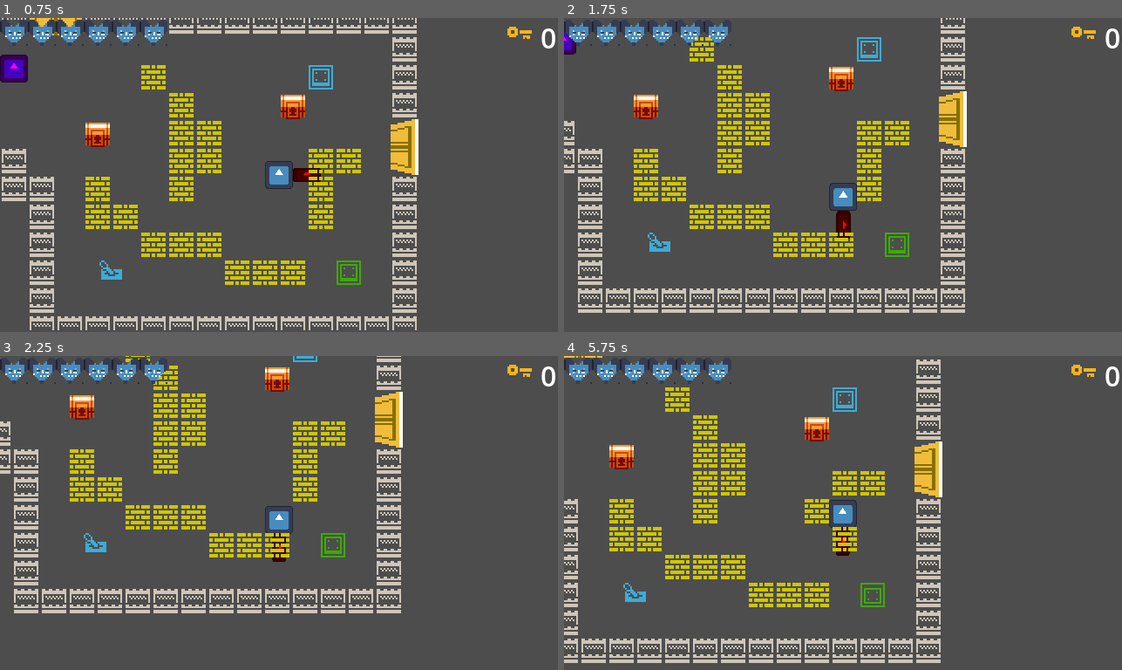
Above: before the commit, frames 1-4 (two rows, left to right).
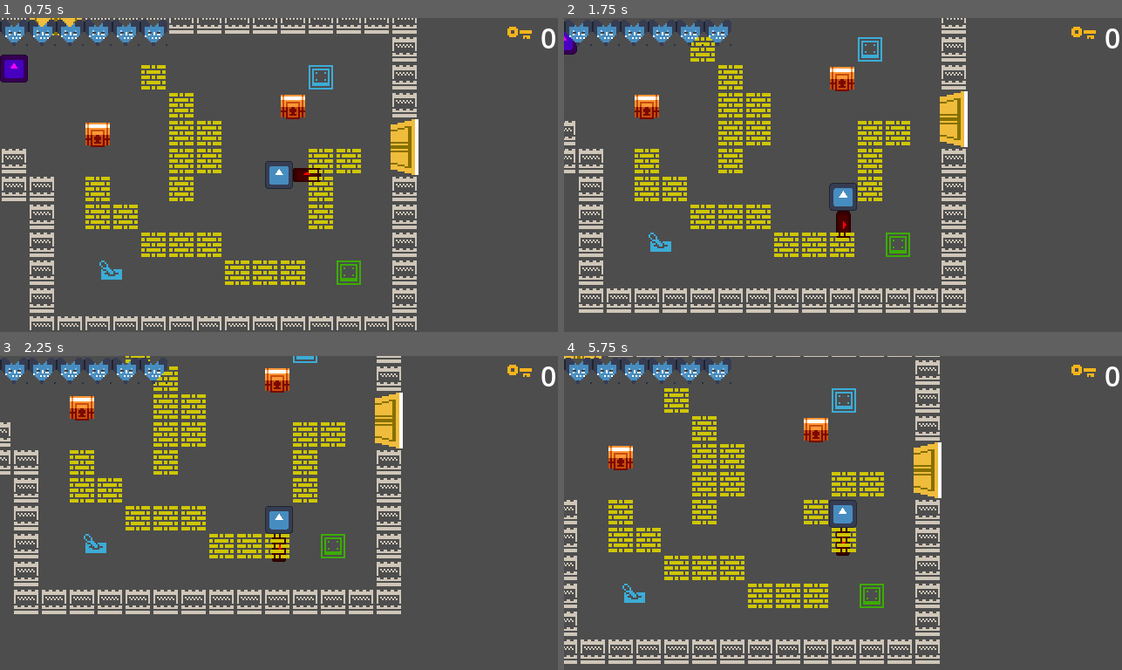
Above: after the commit, the same moments.

Repository: iliys/The-Offering-Godot-Wild-Jam-58-
Game: Godot game, scene res://map/map.tscn
Two runs of this game, one before a commit and one after it. Both use one fixed random seed, a clock stepped at 60 frames per second and the inputs below. The engine's default icon, where the game draws it, is replaced by a stand-in: a white triangle on a blue panel in a dark square.
Inputs:
- Up to frame 1 (0.75 s): tap Enter at 0.5 s; hold Right (right) from 0.53 s (still down); hold X (attack) from 0.53 s (still down)
- Up to frame 2 (1.75 s): release Right (right) at 1.28 s; release X (attack) at 1.28 s; hold Down (down) from 1.28 s (still down); tap Z (interact) at 1.35 s
- Up to frame 3 (2.25 s): release Down (down) at 2.03 s; hold Right (right) from 2.03 s (still down); hold X (attack) from 2.03 s (still down)
- Up to frame 4 (5.75 s): release Right (right) at 2.78 s; release X (attack) at 2.78 s; hold Up (up) 2.78-3.53 s; tap Z (interact) at 2.85, 4.35 s; hold X (attack) 3.53-4.28 s; hold Left (left) 3.53-5.03 s; hold Down (down) from 5.03 s (still down); hold X (attack) from 5.03 s (still down)

Frame 1 is identical in both runs. In frame 2, 3.2% of the frame differs, in the area x 0-73%, y 0-94%; in frame 3, 4.8%; in frame 4, 7.1%, in the area x 0-68%, y 0-99%.

Commit message:
Improved box movement

Diff:
--- a/actor/enemies/enemy.tscn
+++ b/actor/enemies/enemy.tscn
@@ -53,7 +53,9 @@
 avoidance_enabled = true
 radius = 6.0
 neighbor_distance = 128.0
-debug_path_custom_point_size = 2.0
+debug_enabled = true
+debug_use_custom = true
+debug_path_custom_point_size = 1.0
 
 [node name="WanderTimer" type="Timer" parent="." index="5"]
 wait_time = 10.0
--- a/map/box/box.gd
+++ b/map/box/box.gd
@@ -5,16 +5,23 @@
 @export var slide_duration := 0.5
 
 var tile_map: TileMap = null
+var moving := false
 
 @onready var grid_size := tile_map.tile_set.tile_size
 
 
 func push(direction: Vector2) -> void:
+	if moving:
+		return
 	var motion := direction * Vector2(grid_size)
-	if test_move(transform, motion):
+	if test_move(transform.scaled_local(Vector2(0.9, 0.9)), motion, null, 0.0):
 		return
 
 	var final_pos := position + motion
-	create_tween().tween_property(self, "position", final_pos, slide_duration)
+	var tween := create_tween()
+	tween.tween_property(self, "position", final_pos, slide_duration)
+	moving = true
 	tile_map.set_cell(1, tile_map.local_to_map(position), 1, Vector2i(1, 1))
 	tile_map.erase_cell(1, tile_map.local_to_map(final_pos))
+	await tween.finished
+	moving = false
--- a/map/box/box.tscn
+++ b/map/box/box.tscn
@@ -4,7 +4,7 @@
 [ext_resource type="Script" path="res://map/box/box.gd" id="1_joou0"]
 
 [sub_resource type="RectangleShape2D" id="RectangleShape2D_aefe5"]
-size = Vector2(15.5, 15.5)
+size = Vector2(16, 16)
 
 [node name="Box" type="AnimatableBody2D"]
 collision_mask = 11
